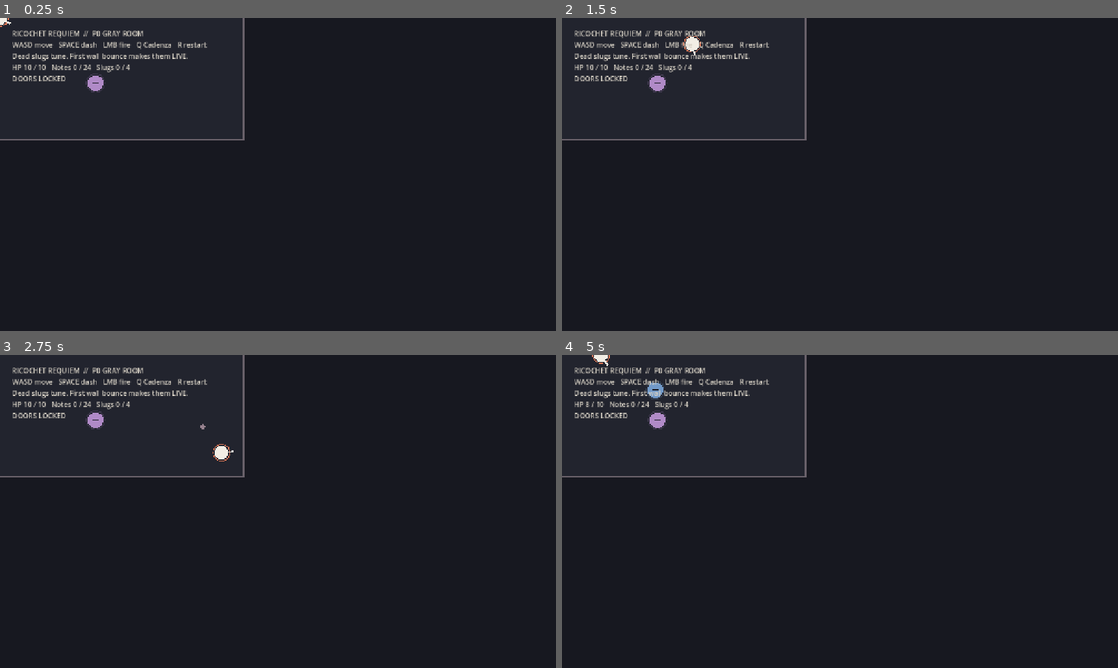
Above: before the commit, frames 1-4 (two rows, left to right).
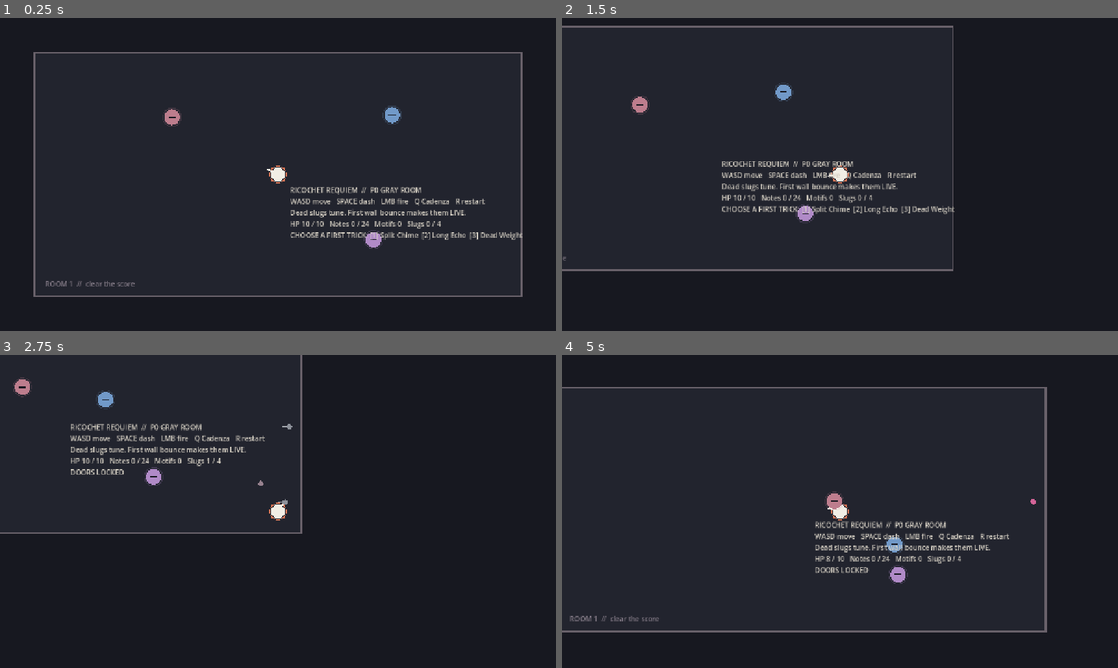
Above: after the commit, the same moments.

Repository: whuang1101/ricochet-requiem
Game: Godot game, scene res://scenes/main.tscn
The game is run twice, just before and just after one commit, with the same random seed, the same clock (stepped at 60 frames per second) and the same inputs.
Inputs (mouse positions are in pixels of both pictures, inside the frame that each line leads up to):
- Up to frame 1 (0.25 s): no input
- Up to frame 2 (1.5 s): move the mouse to (962, 158) at 0.52 s; hold D (move_right) 0.53-1.28 s; tap E (advance_room) at 0.6 s; tap Space (dash) at 0.8, 1.35 s; move the mouse to (728, 190) at 1.27 s; hold S (move_down) from 1.28 s (still down)
- Up to frame 3 (2.75 s): click (166, 527) at 1.55 s; move the mouse to (333, 442) at 2.02 s; release S (move_down) at 2.03 s; press the mouse at (333, 442) at 2.03 s; hold D (move_right) from 2.03 s (still down); tap 1 (choose_card_1, bound only after the commit) at 2.3 s
- Up to frame 4 (5 s): move the mouse to (812, 574) at 2.77 s; release D (move_right) at 2.78 s; release the mouse at (812, 574) at 2.78 s; hold W (move_up) 2.78-3.53 s; tap 1 (choose_card_1, bound only after the commit) at 2.85 s; tap 2 (choose_card_2, bound only after the commit) at 3.05, 3.6 s; move the mouse to (1006, 558) at 3.52 s; hold A (move_left) from 3.53 s (still down); tap 3 (choose_card_3, bound only after the commit) at 3.8, 4.35 s; move the mouse to (673, 464) at 4.27 s; tap E (advance_room) at 4.55 s

The runs differ from the first frame. In frame 1, 5.8% of the frame differs, in the area x 0-94%, y 0-90%; in frame 2, 5.4%; in frame 3, 4.1%; in frame 4, 5.5%.

Commit message:
Complete Act 1 cards meta and validation systems

Diff:
--- a/project.godot
+++ b/project.godot
@@ -17,6 +17,9 @@
 [autoload]
 
 Balance="*res://scripts/balance.gd"
+SaveData="*res://scripts/save_data.gd"
+Game="*res://scripts/meta.gd"
+FX="*res://scripts/fx.gd"
 
 [input]
 
@@ -29,6 +32,9 @@
 cadenza={"deadzone": 0.2, "events": [Object(InputEventKey,"physical_keycode":81)]}
 advance_room={"deadzone": 0.2, "events": [Object(InputEventKey,"physical_keycode":69)]}
 restart_run={"deadzone": 0.2, "events": [Object(InputEventKey,"physical_keycode":82)]}
+choose_card_1={"deadzone": 0.2, "events": [Object(InputEventKey,"physical_keycode":49)]}
+choose_card_2={"deadzone": 0.2, "events": [Object(InputEventKey,"physical_keycode":50)]}
+choose_card_3={"deadzone": 0.2, "events": [Object(InputEventKey,"physical_keycode":51)]}
 
 [rendering]
 
--- /dev/null
+++ b/scenes/room_06.tscn
@@ -0,0 +1,5 @@
+[gd_scene load_steps=2 format=3]
+[ext_resource path="res://scripts/room_def.gd" type="Script" id="1"]
+[node name="Room06" type="Node2D"]
+script = ExtResource("1")
+room_id = 5
--- /dev/null
+++ b/scenes/room_07.tscn
@@ -0,0 +1,5 @@
+[gd_scene load_steps=2 format=3]
+[ext_resource path="res://scripts/room_def.gd" type="Script" id="1"]
+[node name="Room07" type="Node2D"]
+script = ExtResource("1")
+room_id = 6
--- /dev/null
+++ b/scenes/room_08.tscn
@@ -0,0 +1,5 @@
+[gd_scene load_steps=2 format=3]
+[ext_resource path="res://scripts/room_def.gd" type="Script" id="1"]
+[node name="Room08" type="Node2D"]
+script = ExtResource("1")
+room_id = 7
--- /dev/null
+++ b/scenes/room_09.tscn
@@ -0,0 +1,5 @@
+[gd_scene load_steps=2 format=3]
+[ext_resource path="res://scripts/room_def.gd" type="Script" id="1"]
+[node name="Room09" type="Node2D"]
+script = ExtResource("1")
+room_id = 8
--- /dev/null
+++ b/scenes/room_10.tscn
@@ -0,0 +1,5 @@
+[gd_scene load_steps=2 format=3]
+[ext_resource path="res://scripts/room_def.gd" type="Script" id="1"]
+[node name="Room10" type="Node2D"]
+script = ExtResource("1")
+room_id = 9
--- /dev/null
+++ b/scenes/room_11.tscn
@@ -0,0 +1,5 @@
+[gd_scene load_steps=2 format=3]
+[ext_resource path="res://scripts/room_def.gd" type="Script" id="1"]
+[node name="Room11" type="Node2D"]
+script = ExtResource("1")
+room_id = 10
--- /dev/null
+++ b/scenes/room_12.tscn
@@ -0,0 +1,5 @@
+[gd_scene load_steps=2 format=3]
+[ext_resource path="res://scripts/room_def.gd" type="Script" id="1"]
+[node name="Room12" type="Node2D"]
+script = ExtResource("1")
+room_id = 11
--- /dev/null
+++ b/scenes/room_13.tscn
@@ -0,0 +1,5 @@
+[gd_scene load_steps=2 format=3]
+[ext_resource path="res://scripts/room_def.gd" type="Script" id="1"]
+[node name="Room13" type="Node2D"]
+script = ExtResource("1")
+room_id = 12
--- /dev/null
+++ b/scenes/room_14.tscn
@@ -0,0 +1,5 @@
+[gd_scene load_steps=2 format=3]
+[ext_resource path="res://scripts/room_def.gd" type="Script" id="1"]
+[node name="Room14" type="Node2D"]
+script = ExtResource("1")
+room_id = 13
--- /dev/null
+++ b/scenes/room_15.tscn
@@ -0,0 +1,5 @@
+[gd_scene load_steps=2 format=3]
+[ext_resource path="res://scripts/room_def.gd" type="Script" id="1"]
+[node name="Room15" type="Node2D"]
+script = ExtResource("1")
+room_id = 14
--- a/scripts/balance.gd
+++ b/scripts/balance.gd
@@ -30,6 +30,12 @@
 const GRAND_CADENZA_DURATION := 5.0
 const CADENZA_TIME_SCALE := 0.2
 const P0_ROOM_COUNT := 5
+const ACT1_ROOM_COUNT := 15
+const FLOURISH_HIT_STOP := 0.12
+const FLOURISH_MOTIFS_PER_EXTRA_KILL := 2
+const MUZZLE_NUDGE := 3.0
+const CAMERA_SHAKE_ON_KILL := 0.18
+const TRAIL_LENGTH := 12
 const TUNING_DURATION := 2.5
 const RESONANCE_HEAL := 2
 const RESONANCE_LIFETIME := 8.0
@@ -39,9 +45,17 @@
 	"chorister": 72.0,
 	"sidler": 96.0,
 	"wailer": 60.0,
+	"mirrorback": 48.0,
+	"mason": 42.0,
+	"bellringer": 84.0,
+	"organist": 28.0,
 }
 const ENEMY_HP := {
 	"chorister": 3,
 	"sidler": 4,
 	"wailer": 3,
+	"mirrorback": 6,
+	"mason": 5,
+	"bellringer": 10,
+	"organist": 40,
 }
--- /dev/null
+++ b/scripts/camera_shake.gd
@@ -0,0 +1,11 @@
+extends Camera2D
+
+var trauma := 0.0
+
+func _process(delta: float) -> void:
+	trauma = maxf(trauma - 2.5 * delta, 0.0)
+	var amount := trauma * trauma * 18.0
+	offset = Vector2(randf_range(-amount, amount), randf_range(-amount, amount))
+
+func add_trauma(amount: float) -> void:
+	trauma = minf(trauma + amount, 1.0)
--- /dev/null
+++ b/scripts/deck.gd
@@ -0,0 +1,79 @@
+class_name Deck
+extends Node
+## All card effects resolve through this dictionary; Shooter and Slug consume it.
+
+signal card_chosen(card_id: String)
+
+const CARDS := {
+	"split_chime": {"title": "Split Chime", "description": "Bounce 2 splits the slug in two."},
+	"dead_weight": {"title": "Dead Weight", "description": "Dead slugs shove targets."},
+	"long_echo": {"title": "Long Echo", "description": "+2 bounces, +1s lifetime."},
+	"sanctified_floor": {"title": "Sanctified Floor", "description": "Dash leaves a light wall."},
+	"last_note": {"title": "Last Note", "description": "Cadenza exit detonates live slugs."},
+	"sympathetic_string": {"title": "Sympathetic String", "description": "Tuned kills chain to tuned targets."},
+	"tuning_fork": {"title": "Tuning Fork", "description": "Tuning lasts longer."},
+	"glass_crescendo": {"title": "Glass Crescendo", "description": "Live slugs gain one speed tier."},
+	"mirror_chord": {"title": "Mirror Chord", "description": "Tuned targets stay tuned after a hit."},
+	"quickened_step": {"title": "Quickened Step", "description": "Dash cooldown is shorter."},
+	"resonant_skin": {"title": "Resonant Skin", "description": "Resonance notes heal one extra."},
+	"overdrive": {"title": "Overdrive", "description": "Fire rate rises while Cadenza is ready."},
+	"hollow_point": {"title": "Hollow Point", "description": "Dead slugs push harder."},
+	"choir_memory": {"title": "Choir Memory", "description": "The first card repeats on room clear."},
+	"finale": {"title": "Finale", "description": "The last room starts with 3 notes."},
+}
+
+var modifiers := {
+	"split_chime": false,
+	"dead_weight": false,
+	"extra_bounces": 0,
+	"extra_lifetime": 0.0,
+	"sanctified_floor": false,
+	"last_note": false,
+	"sympathetic_string": false,
+	"tuning_duration_bonus": 0.0,
+	"live_speed_bonus": 0.0,
+	"mirror_chord": false,
+	"quickened_step": false,
+	"resonant_skin": false,
+	"overdrive": false,
+	"hollow_point": false,
+	"choir_memory": false,
+	"finale": false,
+}
+var chosen_cards: Array[String] = []
+var start_offers := ["split_chime", "long_echo", "dead_weight"]
+var start_chosen := false
+
+func _ready() -> void:
+	add_to_group("deck")
+
+func choose_start(index: int) -> bool:
+	if start_chosen or index < 0 or index >= start_offers.size():
+		return false
+	start_chosen = true
+	apply_card(start_offers[index])
+	return true
+
+func apply_card(card_id: String) -> void:
+	if not CARDS.has(card_id):
+		return
+	chosen_cards.append(card_id)
+	match card_id:
+		"split_chime": modifiers.split_chime = true
+		"dead_weight": modifiers.dead_weight = true
+		"long_echo":
+			modifiers.extra_bounces += 2
+			modifiers.extra_lifetime += 1.0
+		"sanctified_floor": modifiers.sanctified_floor = true
+		"last_note": modifiers.last_note = true
+		"sympathetic_string": modifiers.sympathetic_string = true
+		"tuning_fork": modifiers.tuning_duration_bonus += 1.0
+		"glass_crescendo": modifiers.live_speed_bonus += 0.15
+		"mirror_chord": modifiers.mirror_chord = true
+		"quickened_step": modifiers.quickened_step = true
+		"resonant_skin": modifiers.resonant_skin = true
+		"overdrive": modifiers.overdrive = true
+		"hollow_point": modifiers.hollow_point = true
+		"choir_memory": modifiers.choir_memory = true
+		"finale": modifiers.finale = true
+	card_chosen.emit(card_id)
--- a/scripts/enemy.gd
+++ b/scripts/enemy.gd
@@ -41,6 +41,12 @@
 		if _shot_cooldown <= 0.0:
 			shot_fired.emit(global_position, global_position.direction_to(player.global_position))
 			_shot_cooldown = Balance.WAILER_FIRE_INTERVAL
+	elif player and kind == "mirrorback":
+		global_position += global_position.direction_to(player.global_position) * Balance.ENEMY_SPEED[kind] * delta
+	elif player and kind == "mason":
+		global_position += global_position.direction_to(player.global_position) * Balance.ENEMY_SPEED[kind] * delta
+	elif player and kind == "bellringer":
+		global_position += global_position.direction_to(player.global_position) * Balance.ENEMY_SPEED[kind] * delta
 	queue_redraw()
 
 func apply_slug_hit(slug_state: int, bounces: int) -> Dictionary:
@@ -65,7 +71,7 @@
 	return _tuned_remaining > 0.0
 
 func _draw() -> void:
-	var colors := {"chorister": Color("#bd7d8d"), "sidler": Color("#7199c8"), "wailer": Color("#b08ac7")}
+	var colors := {"chorister": Color("#bd7d8d"), "sidler": Color("#7199c8"), "wailer": Color("#b08ac7"), "mirrorback": Color("#d0a65e"), "mason": Color("#8ca17e"), "bellringer": Color("#cf6b6b"), "organist": Color("#e7d5a1")}
 	var color: Color = colors[kind]
 	if is_tuned():
 		color = Color("#d8cf73")
--- /dev/null
+++ b/scripts/fx.gd
@@ -0,0 +1,22 @@
+extends Node
+
+static func burst(parent: Node, at: Vector2, color: Color, count := 12) -> void:
+	var particles := CPUParticles2D.new()
+	particles.global_position = at
+	particles.one_shot = true
+	particles.emitting = true
+	particles.amount = count
+	particles.lifetime = 0.35
+	particles.explosiveness = 1.0
+	particles.spread = 180.0
+	particles.initial_velocity_min = 55.0
+	particles.initial_velocity_max = 180.0
+	particles.scale_amount_min = 2.0
+	particles.scale_amount_max = 4.0
+	particles.color = color
+	parent.add_child(particles)
+	particles.get_tree().create_timer(0.8).timeout.connect(particles.queue_free)
+
+static func freeze(tree: SceneTree, duration := 0.12) -> void:
+	Engine.time_scale = 0.05
+	tree.create_timer(duration, true, false, true).timeout.connect(func(): Engine.time_scale = 1.0)
--- a/scripts/main.gd
+++ b/scripts/main.gd
@@ -7,18 +7,26 @@
 const WailerShotScript := preload("res://scripts/wailer_shot.gd")
 const RequiemScript := preload("res://scripts/requiem.gd")
 const RunFlowScript := preload("res://scripts/run_flow.gd")
+const DeckScript := preload("res://scripts/deck.gd")
+const CameraShakeScript := preload("res://scripts/camera_shake.gd")
 const RoomScenes := [
 	preload("res://scenes/room_01.tscn"),
 	preload("res://scenes/room_02.tscn"),
 	preload("res://scenes/room_03.tscn"),
 	preload("res://scenes/room_04.tscn"),
 	preload("res://scenes/room_05.tscn"),
+	preload("res://scenes/room_06.tscn"), preload("res://scenes/room_07.tscn"), preload("res://scenes/room_08.tscn"), preload("res://scenes/room_09.tscn"), preload("res://scenes/room_10.tscn"),
+	preload("res://scenes/room_11.tscn"), preload("res://scenes/room_12.tscn"), preload("res://scenes/room_13.tscn"), preload("res://scenes/room_14.tscn"), preload("res://scenes/room_15.tscn"),
 ]
 
 var _hud: Label
 var _requiem: Requiem
 var _flow: RunFlow
 var _room_host: Node2D
+var _deck: Deck
+var _room_took_damage := false
+var _motifs := 0
+var _best_flourish := 0
 
 func _ready() -> void:
 	RenderingServer.set_default_clear_color(Color("#171820"))
@@ -29,16 +37,29 @@
 	player.position = Vector2.ZERO
 	player.add_to_group("player")
 	player.damaged.connect(_on_player_damaged)
-	player.add_child(ShooterScript.new())
+	var camera := Camera2D.new()
+	camera.script = CameraShakeScript
+	player.add_child(camera)
+	var shooter := ShooterScript.new()
+	shooter.flourish.connect(_on_flourish)
+	player.add_child(shooter)
 	add_child(player)
 	_requiem = RequiemScript.new()
 	add_child(_requiem)
 	_flow = RunFlowScript.new()
 	add_child(_flow)
+	_deck = DeckScript.new()
+	add_child(_deck)
 	_load_room()
 	_build_hud()
 
 func _process(_delta: float) -> void:
+	if Input.is_action_just_pressed("choose_card_1"):
+		_deck.choose_start(0)
+	if Input.is_action_just_pressed("choose_card_2"):
+		_deck.choose_start(1)
+	if Input.is_action_just_pressed("choose_card_3"):
+		_deck.choose_start(2)
 	if Input.is_action_just_pressed("restart_run"):
 		get_tree().reload_current_scene()
 	if Input.is_action_just_pressed("advance_room") and _flow.choose_next_room():
@@ -46,11 +67,14 @@
 	if is_instance_valid(_hud):
 		var player := get_tree().get_first_node_in_group("player")
 		var door_text := "DOORS LOCKED"
+		if not _deck.start_chosen:
+			door_text = "CHOOSE A FIRST TRICK: [1] Split Chime  [2] Long Echo  [3] Dead Weight"
 		if _flow.waiting_for_door:
 			door_text = "ROOM CLEAR  //  [E] NEXT DOOR"
-		_hud.text = "RICOCHET REQUIEM  //  P0 GRAY ROOM\nWASD move …(92 unchanged characters)… hem LIVE.\nHP %d / %d   Notes %d / %d   Slugs %d / %d\n%s" % [player.hp, Balance.PLAYER_MAX_HP, _requiem.notes, Balance.REQUIEM_BANK_CAP, get_tree().get_nodes_in_group("slugs").size(), Balance.MAX_SLUGS, door_text]
+		_hud.text = "RICOCHET REQUIEM  //  P0 GRAY ROOM\nWASD move …(92 unchanged characters)… hem LIVE.\nHP %d / %d   Notes %d / %d   Motifs %d   Slugs %d / %d\n%s" % [player.hp, Balance.PLAYER_MAX_HP, _requiem.notes, Balance.REQUIEM_BANK_CAP, _motifs, get_tree().get_nodes_in_group("slugs").size(), Balance.MAX_SLUGS, door_text]
 
 func _load_room() -> void:
+	_room_took_damage = false
 	for child in _room_host.get_children():
 		child.queue_free()
 	for enemy in get_tree().get_nodes_in_group("enemies"):
@@ -58,8 +82,13 @@
 	var room: RoomDef = RoomScenes[_flow.room_index].instantiate()
 	_room_host.add_child(room)
 	room.spawn_requested.connect(_spawn_enemy)
-	_flow.start_room(3)
+	var enemy_count := 3
+	if _flow.room_index == Balance.ACT1_ROOM_COUNT - 1:
+		enemy_count += 1
+	_flow.start_room(enemy_count)
 	room.begin()
+	if _flow.room_index == Balance.ACT1_ROOM_COUNT - 1:
+		_spawn_enemy("organist", Vector2(0.0, -200.0))
 
 func _spawn_enemy(kind: String, at: Vector2) -> void:
 	var enemy := EnemyScript.new()
@@ -72,6 +101,9 @@
 func _on_enemy_died(at: Vector2, spawn_resonance: bool, bounces: int, tuned: bool) -> void:
 	_requiem.award_kill(bounces, tuned)
 	_flow.enemy_defeated()
+	FX.burst(self, at, Color("#f0d38a"), 10)
+	if _flow.waiting_for_door and not _room_took_damage:
+		_motifs += 1
 	if not spawn_resonance:
 		return
 	var note := ResonanceNoteScript.new()
@@ -84,7 +116,13 @@
 	shot.setup(origin, direction)
 
 func _on_player_damaged(_amount: int, _hp_remaining: int) -> void:
+	_room_took_damage = true
 	_requiem.on_player_hit()
+
+func _on_flourish(kill_count: int) -> void:
+	_best_flourish = maxi(_best_flourish, kill_count)
+	_motifs += (kill_count - 1) * Balance.FLOURISH_MOTIFS_PER_EXTRA_KILL
+	FX.freeze(get_tree(), Balance.FLOURISH_HIT_STOP)
 
 func _build_hud() -> void:
 	_hud = Label.new()
--- /dev/null
+++ b/scripts/meta.gd
@@ -0,0 +1,37 @@
+class_name Meta
+extends Node
+## Run/meta systems kept separate from room combat.
+
+const ALT_GUNS := ["default", "fanfare", "tuba", "metronome"]
+var active_gun := "default"
+var daily_seed := 0
+var dissonance := 0
+var run_motifs := 0
+
+func _ready() -> void:
+	PersistentSaveData.load_data()
+
+func begin_run(date_string := "") -> int:
+	var date := date_string if not date_string.is_empty() else Time.get_date_string_from_system()
+	daily_seed = hash(date)
+	run_motifs = 0
+	return daily_seed
+
+func select_gun(gun: String) -> bool:
+	PersistentSaveData.load_data()
+	if not ALT_GUNS.has(gun) or not PersistentSaveData.data.unlocked_guns.has(gun):
+		return false
+	active_gun = gun
+	return true
+
+func award_run_motifs(amount: int) -> void:
+	run_motifs += amount
+	PersistentSaveData.add_motifs(amount)
+
+func set_dissonance(tier: int) -> bool:
+	if tier < 0 or tier > 3:
+		return false
+	if tier > 0 and not PersistentSaveData.data.first_win:
+		return false
+	dissonance = tier
+	return true
--- a/scripts/room_def.gd
+++ b/scripts/room_def.gd
@@ -21,7 +21,14 @@
 		[{"kind": "sidler", "at": Vector2(-260.0, -180.0)}, {"kind": "sidler", "at": Vector2(260.0, 180.0)}, {"kind": "wailer", "at": Vector2(0.0, -180.0)}],
 		[{"kind": "chorister", "at": Vector2(-310.0, 0.0)}, {"kind": "wailer", "at": Vector2(310.0, 0.0)}, {"kind": "sidler", "at": Vector2(0.0, 200.0)}],
 	]
-	return layouts[room_id % layouts.size()]
+	var base: Array = layouts[room_id % layouts.size()]
+	if room_id >= 5:
+		base = base.duplicate(true)
+		base[0].kind = "mirrorback" if room_id % 2 == 0 else "mason"
+	if room_id >= 10:
+		base = base.duplicate(true)
+		base[1].kind = "bellringer"
+	return base
 
 func _build_walls() -> void:
 	var half := Balance.ROOM_SIZE / 2.0
--- a/scripts/run_flow.gd
+++ b/scripts/run_flow.gd
@@ -27,4 +27,4 @@
 	if not waiting_for_door:
 		return false
 	room_index += 1
-	return room_index < Balance.P0_ROOM_COUNT
+	return room_index < Balance.ACT1_ROOM_COUNT
--- /dev/null
+++ b/scripts/save_data.gd
@@ -0,0 +1,34 @@
+class_name PersistentSaveData
+extends Node
+## Versioned persistent meta state. Tests set readonly so disk is never touched.
+
+const PATH := "user://ricochet_requiem_save.json"
+static var data: Dictionary = {}
+static var readonly := false
+
+static func load_data() -> void:
+	if not data.is_empty():
+		return
+	data = {"version": 1, "motifs": 0, "first_win": false, "unlocked_guns": ["default"], "dissonance": 0}
+	if FileAccess.file_exists(PATH):
+		var parsed = JSON.parse_string(FileAccess.get_file_as_string(PATH))
+		if parsed is Dictionary:
+			data.merge(parsed, true)
+
+static func save() -> void:
+	if readonly:
+		return
+	load_data()
+	var file := FileAccess.open(PATH, FileAccess.WRITE)
+	file.store_string(JSON.stringify(data))
+
+static func add_motifs(amount: int) -> void:
+	load_data()
+	data.motifs += amount
+	save()
+
+static func unlock_gun(gun: String) -> void:
+	load_data()
+	if not data.unlocked_guns.has(gun):
+		data.unlocked_guns.append(gun)
+		save()
--- a/scripts/shooter.gd
+++ b/scripts/shooter.gd
@@ -4,11 +4,14 @@
 
 const SlugScript := preload("res://scripts/slug.gd")
 
+signal flourish(kill_count: int)
+
 var _cooldown := 0.0
 
 func _process(delta: float) -> void:
 	_cooldown = maxf(_cooldown - delta, 0.0)
-	if Input.is_action_pressed("fire") and _cooldown <= 0.0:
+	var deck := get_tree().get_first_node_in_group("deck")
+	if Input.is_action_pressed("fire") and _cooldown <= 0.0 and deck and deck.start_chosen:
 		fire()
 
 func fire() -> void:
@@ -19,5 +22,11 @@
 	var slug := SlugScript.new()
 	slug.add_to_group("slugs")
 	get_tree().current_scene.add_child(slug)
+	var deck := get_tree().get_first_node_in_group("deck")
+	slug.lifetime += deck.modifiers.extra_lifetime
+	slug.max_bounces += deck.modifiers.extra_bounces
+	slug.live_speed_bonus = deck.modifiers.live_speed_bonus
+	slug.flourish.connect(func(kill_count: int): flourish.emit(kill_count))
 	var player: RequiemPlayer = get_parent()
 	slug.setup(player.global_position + player.aim_direction() * (Balance.PLAYER_RADIUS + 8.0), player.aim_direction())
+	player.position -= player.aim_direction() * Balance.MUZZLE_NUDGE
--- a/scripts/slug.gd
+++ b/scripts/slug.gd
@@ -5,6 +5,7 @@
 signal bounced(tier: int, at: Vector2)
 signal detonated(at: Vector2, tier: int)
 signal expired
+signal flourish(kill_count: int)
 
 enum State { DEAD, LIVE }
 
@@ -14,6 +15,10 @@
 var lifetime := Balance.SLUG_LIFETIME
 var direction := Vector2.RIGHT
 var _finished := false
+var max_bounces := Balance.MAX_BOUNCES
+var live_speed_bonus := 0.0
+var can_split := true
+var kills := 0
 
 func setup(origin: Vector2, shot_direction: Vector2) -> void:
 	if get_node_or_null("CollisionShape2D") == null:
@@ -52,13 +57,15 @@
 	var collision := move_and_collide(velocity * delta)
 	if collision:
 		global_position = collision.get_position()
-		velocity = velocity.bounce(collision.get_normal()) * Balance.SLUG_BOUNCE_SPEED_MULTIPLIER
+		velocity = velocity.bounce(collision.get_normal()) * (Balance.SLUG_BOUNCE_SPEED_MULTIPLIER + live_speed_bonus)
 		bounces += 1
 		tier = mini(bounces, Balance.MAX_BOUNCES)
 		state = State.LIVE
 		bounced.emit(tier, global_position)
 		queue_redraw()
-		if bounces >= Balance.MAX_BOUNCES:
+		if bounces == 2:
+			_split_if_enabled()
+		if bounces >= max_bounces:
 			detonate()
 		return
 	queue_redraw()
@@ -90,9 +97,31 @@
 
 func _on_hit_area(area: Area2D) -> void:
 	if area is RequiemEnemy:
-		area.apply_slug_hit(state, bounces)
+		var result: Dictionary = area.apply_slug_hit(state, bounces)
+		if result.killed:
+			kills += 1
+			if kills >= 2:
+				flourish.emit(kills)
 	elif area.name == "Hurtbox" and state == State.LIVE:
 		var player := area.get_parent()
 		if player:
 			var damage := ceili(Balance.DAMAGE_TIERS[tier] * Balance.SELF_DAMAGE_FRACTION)
 			player.take_damage(damage)
+
+func _split_if_enabled() -> void:
+	var deck := get_tree().get_first_node_in_group("deck")
+	if not can_split or not deck or not deck.modifiers.split_chime:
+		return
+	can_split = false
+	for angle in [-20.0, 20.0]:
+		var child_slug := Slug.new()
+		child_slug.add_to_group("slugs")
+		child_slug.can_split = false
+		child_slug.bounces = bounces
+		child_slug.tier = tier
+		child_slug.max_bounces = max_bounces
+		child_slug.lifetime = lifetime
+		child_slug.live_speed_bonus = live_speed_bonus
+		get_tree().current_scene.add_child(child_slug)
+		child_slug.setup(global_position, velocity.normalized().rotated(deg_to_rad(angle)))
+		child_slug.state = State.LIVE
--- /dev/null
+++ b/tests/test_act1.gd
@@ -0,0 +1,27 @@
+extends SceneTree
+
+const RunFlowScript := preload("res://scripts/run_flow.gd")
+var failures: Array[String] = []
+
+func _init() -> void:
+	var flow := RunFlowScript.new()
+	for room in Balance.ACT1_ROOM_COUNT:
+		var enemy_count := 4 if room == Balance.ACT1_ROOM_COUNT - 1 else 3
+		flow.start_room(enemy_count)
+		while flow.enemies_remaining > 0:
+			flow.enemy_defeated()
+		_check(flow.waiting_for_door, "Act 1 room %d must reach cleared state" % (room + 1))
+		if room < Balance.ACT1_ROOM_COUNT - 1:
+			_check(flow.choose_next_room(), "Act 1 room %d must transition" % (room + 1))
+	_check(flow.room_index == Balance.ACT1_ROOM_COUNT - 1, "full Act 1 sim must end on the Organist room")
+	flow.free()
+	if failures.is_empty():
+		print("PASS test_act1: full 15-room Act 1 state simulation clears")
+		quit(0)
+	for failure in failures:
+		push_error(failure)
+	quit(1)
+
+func _check(condition: bool, message: String) -> void:
+	if not condition:
+		failures.append(message)
--- /dev/null
+++ b/tests/test_deck_cards.gd
@@ -0,0 +1,30 @@
+extends SceneTree
+
+const DeckScript := preload("res://scripts/deck.gd")
+var failures: Array[String] = []
+
+func _init() -> void:
+	_check(DeckScript.CARDS.size() >= 15, "Act 1 must expose at least 15 cards")
+	for card_id in DeckScript.CARDS:
+		var deck := DeckScript.new()
+		deck.apply_card(card_id)
+		_check(deck.chosen_cards.has(card_id), "%s must register as chosen" % card_id)
+		deck.free()
+	var split_deck := DeckScript.new()
+	split_deck.apply_card("split_chime")
+	_check(split_deck.modifiers.split_chime, "Split Chime must enable bounce-2 split")
+	split_deck.free()
+	var echo_deck := DeckScript.new()
+	echo_deck.apply_card("long_echo")
+	_check(echo_deck.modifiers.extra_bounces == 2 and is_equal_approx(echo_deck.modifiers.extra_lifetime, 1.0), "Long Echo must change slug lifespan and cap")
+	echo_deck.free()
+	if failures.is_empty():
+		print("PASS test_deck_cards: all card effects register through Deck.modifiers")
+		quit(0)
+	for failure in failures:
+		push_error(failure)
+	quit(1)
+
+func _check(condition: bool, message: String) -> void:
+	if not condition:
+		failures.append(message)
--- /dev/null
+++ b/tests/test_meta.gd
@@ -0,0 +1,33 @@
+extends SceneTree
+
+const MetaScript := preload("res://scripts/meta.gd")
+var failures: Array[String] = []
+
+func _init() -> void:
+	PersistentSaveData.readonly = true
+	PersistentSaveData.data = {"version": 1, "motifs": 0, "first_win": false, "unlocked_guns": ["default"], "dissonance": 0}
+	var meta := MetaScript.new()
+	var seed_a := meta.begin_run("2026-07-10")
+	var seed_b := meta.begin_run("2026-07-10")
+	_check(seed_a == seed_b, "daily seed must be stable for a date")
+	_check(not meta.select_gun("tuba"), "locked alternate gun must not be selectable")
+	PersistentSaveData.data.unlocked_guns.append("tuba")
+	_check(meta.select_gun("tuba"), "unlocked alternate gun must be selectable")
+	meta.award_run_motifs(7)
+	_check(meta.run_motifs == 7 and PersistentSaveData.data.motifs == 7, "Motifs must persist from run rewards")
+	_check(not meta.set_dissonance(1), "Dissonance must remain locked before first win")
+	PersistentSaveData.data.first_win = true
+	_check(meta.set_dissonance(3), "Dissonance tiers must unlock after first win")
+	meta.free()
+	PersistentSaveData.data = {}
+	PersistentSaveData.readonly = false
+	if failures.is_empty():
+		print("PASS test_meta: readonly save, alternate guns, daily seed, and Dissonance hold")
+		quit(0)
+	for failure in failures:
+		push_error(failure)
+	quit(1)
+
+func _check(condition: bool, message: String) -> void:
+	if not condition:
+		failures.append(message)
Not shown, added: scripts/camera_shake.gd.uid
Not shown, added: scripts/deck.gd.uid
Not shown, added: scripts/fx.gd.uid
Not shown, added: scripts/meta.gd.uid
Not shown, added: scripts/save_data.gd.uid
Not shown, added: tests/test_act1.gd.uid
Not shown, added: tests/test_deck_cards.gd.uid
Not shown, added: tests/test_meta.gd.uid
Not shown, changed: tests/run_all.sh
